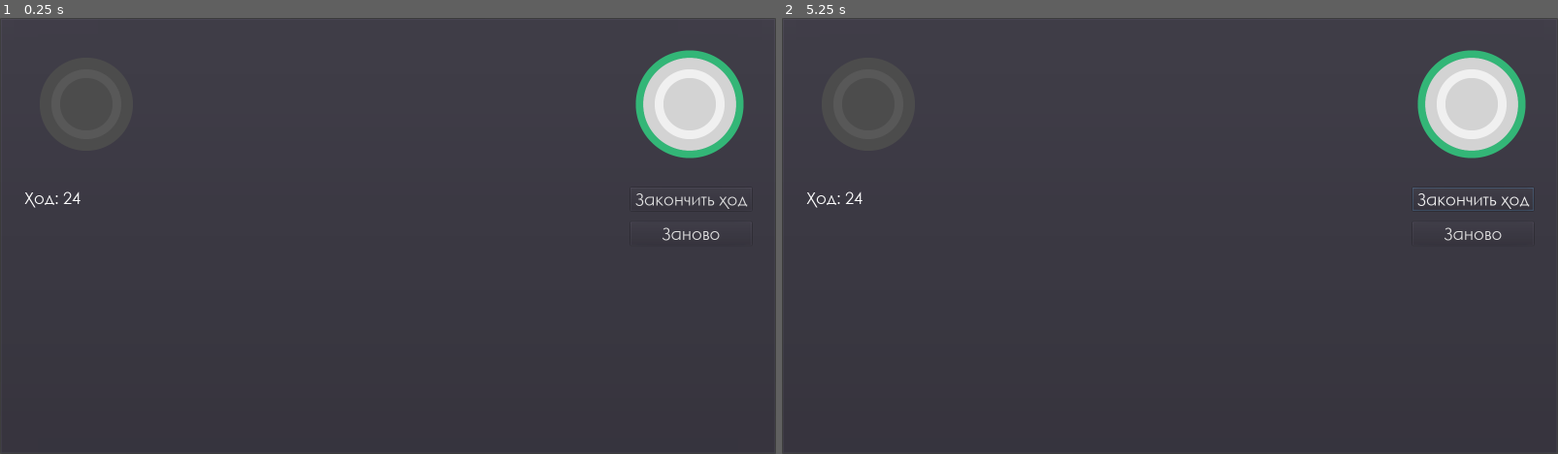
Above: before the commit, frames 1-2 (left to right).
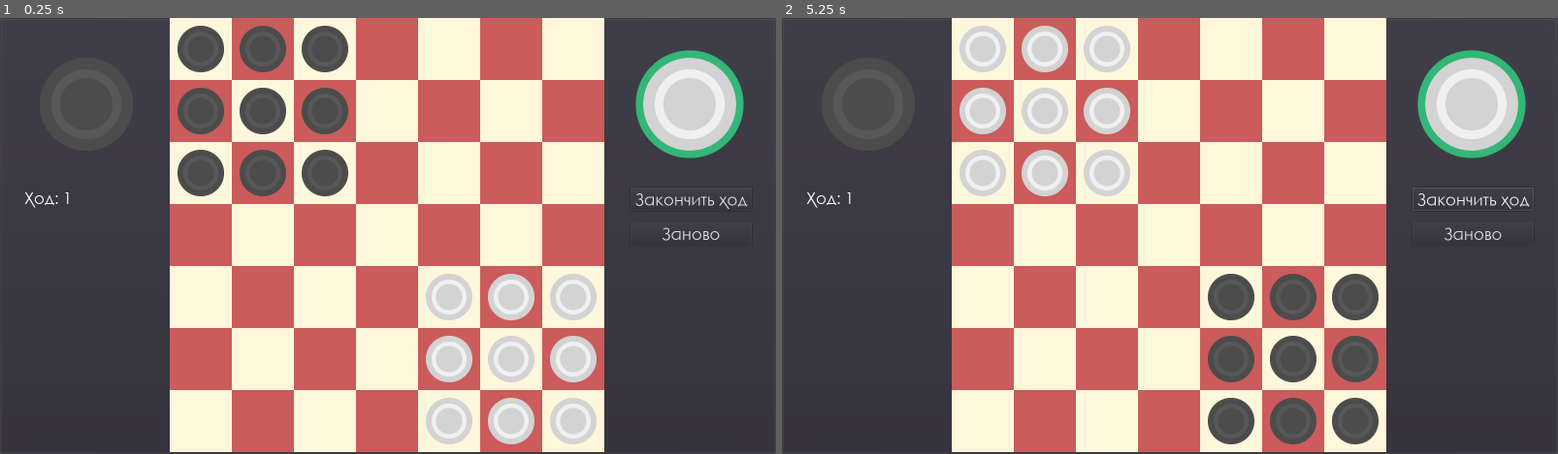
Above: after the commit, the same moments.

Repository: Shineglow/Junior_Chalange_Stage2
Game: Godot game, scene res://Default_Scene.tscn
Two runs of this game, one before a commit and one after it. Both use one fixed random seed, a clock stepped at 60 frames per second and the inputs below.
Inputs (mouse positions are in pixels of both pictures, inside the frame that each line leads up to):
- Up to frame 1 (0.25 s): no input
- Up to frame 2 (5.25 s): click "Заново" at 0.5 s; click "Заново" at 1.25 s; click "Заново" at 2 s; click "Закончить ход" at 2.75 s; click "Закончить ход" at 3.5 s; click "Закончить ход" at 4.25 s; tap Enter at 5 s; move the mouse to (1340, 214) at 5.02 s; tap Space at 5.1 s; click (1340, 214) at 5.17 s

The runs differ from the first frame. In frame 1, 52% of the frame differs, in the area x 8-78%, y 0-100%; in frame 2, 53%.
Error before the commit: Parse Error: Can't preload resource at path: res://logic/Cell.tscn (res://logic/field.gd:5)
Error after the commit: Invalid get index 'field' (on base: 'Nil'). (res://logic/move_checker.gd:23)

Commit message:
tmp result. drop at home

Diff:
--- a/game/Interface/Alternative_Interface.tscn
+++ b/game/Interface/Alternative_Interface.tscn
@@ -93,7 +93,7 @@
 margin_right = 250.0
 margin_bottom = 42.0
 theme = ExtResource( 6 )
-text = "Ход: 24"
+text = "Ход: 1"
 
 [node name="ScrollContainer" type="ScrollContainer" parent="turn_info/VBoxContainer"]
 margin_top = 46.0
@@ -171,6 +171,15 @@
 "_edit_use_anchors_": false
 }
 
+[node name="ghost_checker" type="TextureRect" parent="desk"]
+margin_right = 40.0
+margin_bottom = 40.0
+texture = ExtResource( 3 )
+expand = true
+__meta__ = {
+"_edit_use_anchors_": false
+}
+
 [node name="win_screen" type="Control" parent="."]
 visible = false
 anchor_right = 1.0
--- a/game/Interface/Checker.tscn
+++ b/game/Interface/Checker.tscn
@@ -5,8 +5,8 @@
 [ext_resource path="res://gfx/selected.png" type="Texture" id=3]
 
 [node name="Checker" type="MarginContainer"]
-margin_right = 40.0
-margin_bottom = 40.0
+margin_right = 125.0
+margin_bottom = 125.0
 rect_min_size = Vector2( 125, 125 )
 script = ExtResource( 1 )
 __meta__ = {
--- a/game/Interface/Theme/Black/win_screen_black_theme.tres
+++ b/game/Interface/Theme/Black/win_screen_black_theme.tres
@@ -6,17 +6,16 @@
 [sub_resource type="StyleBoxTexture" id=1]
 texture = ExtResource( 1 )
 region_rect = Rect2( 0, 0, 256, 256 )
-modulate_color = Color( 0.909804, 0.909804, 0.909804, 1 )
 
 [sub_resource type="StyleBoxTexture" id=2]
 texture = ExtResource( 1 )
 region_rect = Rect2( 0, 0, 256, 256 )
-modulate_color = Color( 0.772549, 0.772549, 0.772549, 1 )
+modulate_color = Color( 0.909804, 0.909804, 0.909804, 1 )
 
 [sub_resource type="StyleBoxTexture" id=3]
 texture = ExtResource( 1 )
 region_rect = Rect2( 0, 0, 256, 256 )
-modulate_color = Color( 0.643137, 0.643137, 0.643137, 1 )
+modulate_color = Color( 0.772549, 0.772549, 0.772549, 1 )
 
 [resource]
 default_font = ExtResource( 2 )
@@ -27,4 +26,5 @@
 Button/styles/hover = SubResource( 1 )
 Button/styles/normal = SubResource( 2 )
 Button/styles/pressed = SubResource( 3 )
-Label/colors/font_color = Color( 0.772549, 0.772549, 0.772549, 1 )
+Label/colors/font_color = Color( 0.909804, 0.909804, 0.909804, 1 )
+Label/colors/font_outline_modulate = Color( 0.909804, 0.909804, 0.909804, 1 )
--- a/game/Interface/Theme/White/win_screen_white_theme.tres
+++ b/game/Interface/Theme/White/win_screen_white_theme.tres
@@ -1,6 +1,7 @@
-[gd_resource type="Theme" load_steps=5 format=2]
+[gd_resource type="Theme" load_steps=6 format=2]
 
 [ext_resource path="res://gfx/white.png" type="Texture" id=1]
+[ext_resource path="res://Interface/Theme/Font/black_dynamicfont.tres" type="DynamicFont" id=2]
 
 [sub_resource type="StyleBoxTexture" id=1]
 texture = ExtResource( 1 )
@@ -18,10 +19,11 @@
 modulate_color = Color( 0.0666667, 0.0666667, 0.0666667, 1 )
 
 [resource]
-Button/colors/font_color = Color( 0.772549, 0.772549, 0.772549, 1 )
-Button/colors/font_color_focus = Color( 0.772549, 0.772549, 0.772549, 1 )
-Button/colors/font_color_hover = Color( 0.772549, 0.772549, 0.772549, 1 )
-Button/colors/font_color_pressed = Color( 0.772549, 0.772549, 0.772549, 1 )
+default_font = ExtResource( 2 )
+Button/colors/font_color = Color( 0.905882, 0.905882, 0.905882, 1 )
+Button/colors/font_color_focus = Color( 0.905882, 0.905882, 0.905882, 1 )
+Button/colors/font_color_hover = Color( 0.905882, 0.905882, 0.905882, 1 )
+Button/colors/font_color_pressed = Color( 0.905882, 0.905882, 0.905882, 1 )
 Button/styles/hover = SubResource( 1 )
 Button/styles/normal = SubResource( 2 )
 Button/styles/pressed = SubResource( 3 )
--- a/game/logic/Interface_Controller.gd
+++ b/game/logic/Interface_Controller.gd
@@ -8,27 +8,37 @@
 onready var _win_screen_background = $win_screen/ColorRect
 onready var _end_game_lable = $win_screen/end_game_message
 onready var _exit_btn = $win_screen/VBoxContainer/btn_exit
+onready var _restart_winscreen_btn = $win_screen/VBoxContainer/btn_restart
 
 onready var _end_turn_btn = $control_buttons/VBoxContainer/btn_end_turn
 onready var _restart_btn = $control_buttons/VBoxContainer/btn_restart
+onready var _exit_winscreen_btn = $win_screen/VBoxContainer/btn_exit
 
-var _white_color = Color("c5c5c5")
+onready var _black_theme = preload("res://Interface/Theme/Black/win_screen_black_theme.tres")
+onready var _white_theme = preload("res://Interface/Theme/White/win_screen_white_theme.tres")
+
+var _white_color = Color("e7e7e7")
 var _black_color = Color("232323")
 
 var _turn = 1
 
-var _defaul_color = Color(1.0, 0.65, 0.05, 1.0)
-var _select_color = Color(1.0, 1.0, 0.0, 1.0)
-
 signal end_game_block()
 signal on_end_turn_click()
 signal on_restart_click()
+signal on_exit_click()
 
 func _ready():
 	_end_turn_btn.connect("button_down",self,"end_turn_click")
 	_restart_btn.connect("button_down",self,"restart_click")
 
+	_restart_winscreen_btn.connect("button_down",self,"restart_click")
+	_exit_winscreen_btn.connect("button_down",self,"exit_click")
+
+func exit_click():
+	emit_signal("on_exit_click")
+
 func restart_click():
+	print("restart")
 	emit_signal("on_restart_click")
 
 func end_turn_click():
@@ -55,18 +65,25 @@
 
 func end_game(winner):
 	emit_signal("end_game_block")
-	var winner_col
-	var oposit_col
+
 	if winner:
-		winner_col = _white_color
-		oposit_col = _black_color
+		_win_screen.modulate = _white_color
+
+		_end_game_lable.theme = _white_theme
+		_end_game_lable.text = "Белые выиграли!"
+
+		_restart_winscreen_btn.theme = _white_theme
+		_exit_winscreen_btn.theme = _white_theme
 	else:
-		winner_col = _black_color
-		oposit_col = _white_color
+		_win_screen.modulate = _black_color
 
-	_win_screen.modulate = winner_col
-	_end_game_lable.modulate = oposit_col
-	_restart_btn.modulate = oposit_col
+		_end_game_lable.theme = _black_theme
+		_end_game_lable.text = "Чёрные выиграли!"
 
-	_win_screen.visible = true
-	pass
+		_restart_winscreen_btn.theme = _black_theme
+		_exit_winscreen_btn.theme = _black_theme
+
+	set_winscreen_visibility(true)
+
+func set_winscreen_visibility(value: bool):
+	_win_screen.visible = value
--- a/game/logic/cell.gd
+++ b/game/logic/cell.gd
@@ -13,7 +13,7 @@
 
 var is_highlight
 
-onready var path = []
+var path = []
 
 var checker_on_cell
 var is_checker_contain: bool
--- a/game/logic/checker.gd
+++ b/game/logic/checker.gd
@@ -11,7 +11,7 @@
 var position setget _pos_set
 func _pos_set(new_value: Vector2):
 	position = new_value
-	self.rect_position = self.position*rect_min_size
+	set_object_pos(new_value)
 
 var is_selected setget _select
 func _select(value: bool):
@@ -34,6 +34,10 @@
 
 func move_checker(pos: Vector2):
 	self.position = pos
+
+func set_object_pos(target: Vector2):
+	print(target)
+	self.rect_position = self.position*rect_min_size
 	pass
 
 func checker_init(tex_id, position, min_size, player_owner):
--- /dev/null
+++ b/game/logic/checker_animator.gd
@@ -0,0 +1,42 @@
+extends Node
+
+class_name checker_animator, "res://logic/checker_animator.gd"
+
+class checker_data:
+	var checker: Checker
+	var target: Vector2
+
+var play_time = 1.0
+var _timer: Timer
+var _curent_data
+
+
+func _init():
+	_curent_data = checker_data.new()
+	_timer = Timer.new()
+	_timer.one_shot = true
+
+
+func _process(delta):
+	if _timer.time_left > 0:
+		_curent_data.checker.set_object_pos(_curent_data.checker.rect_position + _curent_data.target * (play_time - _timer.time_left))
+
+func animation_start(checker: Checker, target: Vector2, play_time = 1.0):
+	self.play_time = play_time
+
+	_curent_data = checker_data.new()
+	_curent_data.checker = checker
+	_curent_data.target = target
+
+	_timer.wait_time = self.play_time
+	_timer.connect("timeout", self, "_timer_end")
+	_timer.start()
+
+func _timer_end():
+	_curent_data.checker.position = _curent_data.target
+	_curent_data = null
+
+func animation_brake():
+	_timer.stop()
+	_curent_data.checker.position = _curent_data.target
+	_curent_data = null
--- a/game/logic/field.gd
+++ b/game/logic/field.gd
@@ -2,11 +2,13 @@
 
 class_name Field, "res://logic/field.gd"
 
-var CELL_TEMPLATE = preload("res://logic/Cell.tscn")
-var CHECKER_TEMPLATE = preload("res://logic/Checker.tscn")
+var CELL_TEMPLATE = preload("res://Interface/Cell.tscn")
+var CHECKER_TEMPLATE = preload("res://Interface/Checker.tscn")
 
 onready var _field_vision = $field
 onready var _checkers_vision = $checkers
+
+var animator: checker_animator
 
 var field = []
 var size: int
@@ -14,22 +16,41 @@
 var checkers = []
 var active_checker: Checker
 var is_already_move: bool
+onready var ghost_checker = $ghost_checker
 
 signal on_checker_click(checker)
 signal try_move()
 
 func init_field(new_field_size):
 	is_already_move = false
+
 	generate_field(new_field_size)
+
+	ghost_checker.modulate = Color(1,1,1, 0.5)
+	ghost_checker.visible = false
+	ghost_checker.rect_min_size = field[0][0].rect_min_size
+
+	animator = checker_animator.new()
 
 func cell_click_react(cell: Cell):
 	if cell.is_highlight:
-		var pos = active_checker.position
-		(field[pos.y][pos.x] as Cell).is_checker_contain = false
-		active_checker.move_checker(cell.position)
-		cell.checker_on_cell = active_checker
-		cell.is_checker_contain = true
+
+		ghost_checker.texture = active_checker.get_node("checker_texture").texture
+		ghost_checker.rect_position = cell.rect_position
+		ghost_checker.visible = true
+
+		#var pos = active_checker.position
+		#(field[pos.y][pos.x] as Cell).is_checker_contain = false
+		#active_checker.move_checker(cell.position)
+		#cell.checker_on_cell = active_checker
+		#cell.is_checker_contain = true
 		is_already_move = true
+	elif cell.checker_on_cell == active_checker:
+		is_already_move = false
+		ghost_checker.visible = false
+		# перемещение шашки на её прежнее место
+		# снять выделение с шашки
+		pass
 
 func checker_pressed(checker):
 	emit_signal("on_checker_click",checker)
@@ -49,6 +70,16 @@
 		active_checker.is_selected = true
 
 func end_turn():
+	var pos = active_checker.position
+	(field[pos.y][pos.x] as Cell).is_checker_contain = false
+	var target_cell_pos = ghost_checker.rect_position/ghost_checker.rect_min_size
+	var cell = field[target_cell_pos.y][target_cell_pos.x] as Cell
+	#active_checker.move_checker(cell.position)
+	for i in cell.path:
+		animator.animation_start(active_checker, active_checker.position-i,0.5)
+	cell.checker_on_cell = active_checker
+	cell.is_checker_contain = true
+
 	is_already_move = false
 	active_checker.is_selected = false
 	active_checker = null
@@ -111,7 +142,6 @@
 		for x in y:
 			(x as Cell).reset()
 
-
 func reset_checkers_of_player(player: field_activs):
 	var i = 0
 	for y in 3:
--- a/game/logic/game.gd
+++ b/game/logic/game.gd
@@ -32,6 +32,11 @@
 			path_finder.clear_old()
 			field.end_turn()
 			_interface_manager.end_turn()
+		else:
+			if current_player == _player2:
+				_interface_manager.end_game(true)
+			elif current_player == _player1:
+				_interface_manager.end_game(false)
 
 func check_end_game_process():
 	var size = field.field.size()
@@ -42,6 +47,7 @@
 			field.castling(pos1, pos2)
 
 func restart():
+	print("game")
 	path_finder.clear_old()
 
 	field.reset()
@@ -52,6 +58,7 @@
 
 	current_player = _player2
 	oponent = _player1
+	_interface_manager.set_winscreen_visibility(false)
 
 func start_new_game():
 	field.init_field(field_size)
@@ -60,6 +67,7 @@
 	field.connect("on_checker_click",self,"checker_click_result")
 	_interface_manager.connect("on_end_turn_click", self, "end_turn")
 	_interface_manager.connect("on_restart_click", self, "restart")
+	_interface_manager.connect("on_exit_click", self, "game_quit")
 
 	_player1 = _player_instance.new()
 	_player2 = _player_instance.new()
@@ -102,3 +110,14 @@
 func get_parameter(parameter):
 	if parameter >= 0 and parameter < _parameters.size():
 		return _parameters[parameter]
+
+func _input(event):
+	if event is InputEventKey and event.is_pressed():
+		if event.scancode == KEY_SPACE:
+			for i in 9:
+				var pos1 = current_player.checkers[i].position
+				var pos2 = oponent.checkers[i].position
+				field.castling(pos1, pos2)
+
+func game_quit():
+	get_tree().quit()
--- a/game/project.godot
+++ b/game/project.godot
@@ -29,6 +29,11 @@
 "language": "GDScript",
 "path": "res://logic/move_checker.gd"
 }, {
+"base": "Node",
+"class": "checker_animator",
+"language": "GDScript",
+"path": "res://logic/checker_animator.gd"
+}, {
 "base": "Control",
 "class": "field_activs",
 "language": "GDScript",
@@ -39,6 +44,7 @@
 "Checker": "res://logic/checker.gd",
 "Field": "res://logic/field.gd",
 "Path_finder": "res://logic/move_checker.gd",
+"checker_animator": "res://logic/checker_animator.gd",
 "field_activs": "res://logic/field_activs.gd"
 }
 
